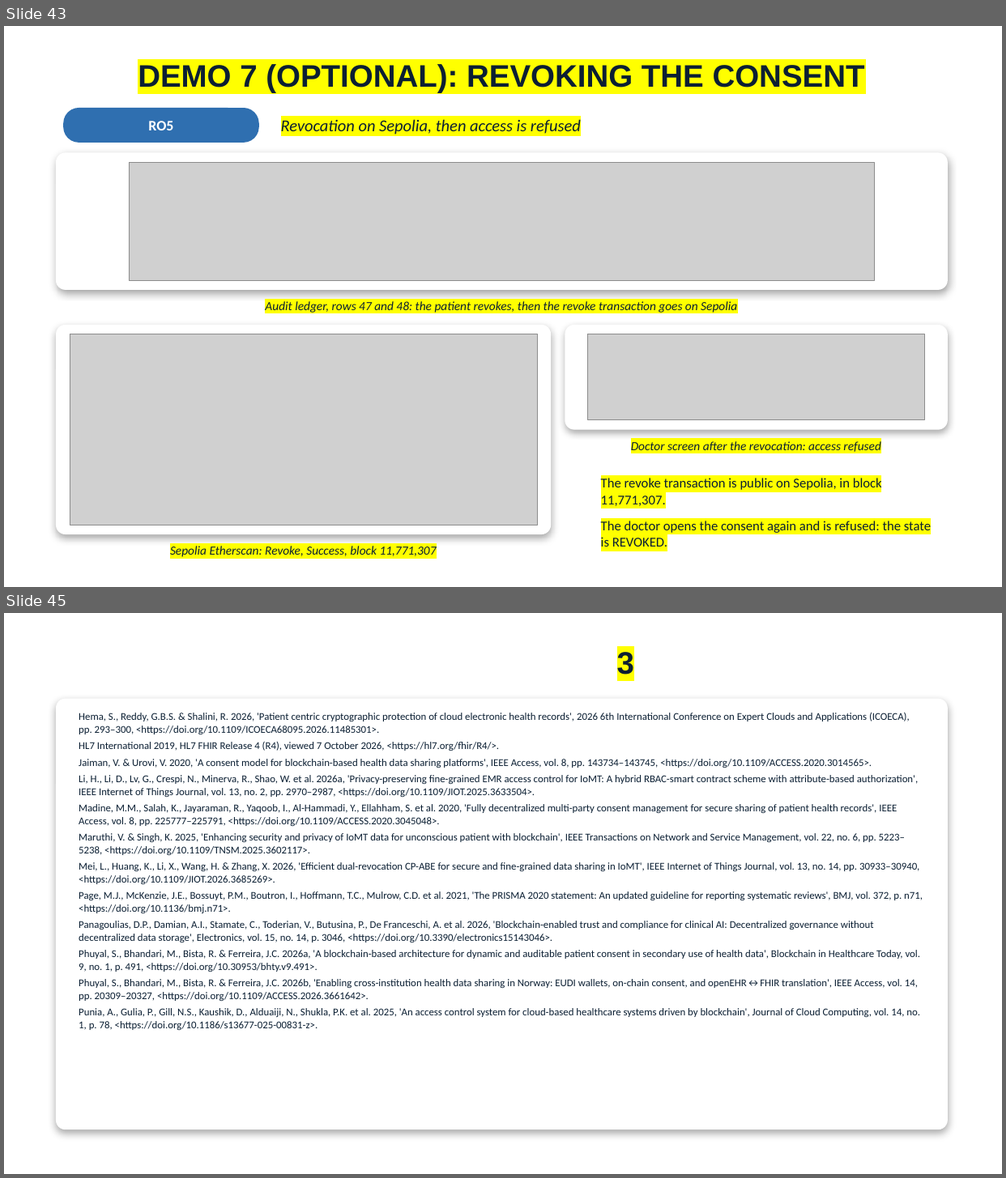
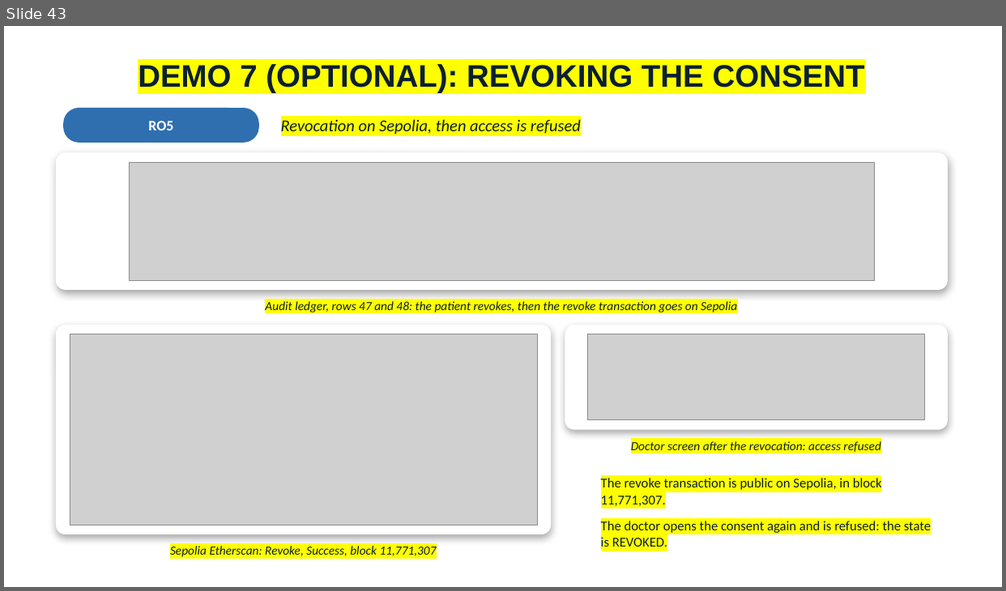
Before and after one commit to yasir12345678900/HealthRWA-Sepolia-Personal-try, a slide deck: docs/Yasir_Candidature_Reassessment_Slides_Simple_YELLOW_changes.pptx. Shown one above the other, each under a label of ours: slides 43 and 45 before the commit, slide 43 after it; the slides between them are not shown. The pictures are 1006x1178 and 1006x591 pixels, drawn with LibreOffice and Linux fonts; fonts in the diff are those of the drawing; grey boxes stand for pictures; background and template pictures are left out. Boxes give left, top, right and bottom in pixels: in the first picture for what was removed or moved away, otherwise in the second. Text is boxed around its words. In the diff, an @@ line names an element or a change of style, - is before the commit and + after.

```diff
--- a/docs/Yasir_Candidature_Reassessment_Slides_Simple_YELLOW_changes.pptx
+++ b/docs/Yasir_Candidature_Reassessment_Slides_Simple_YELLOW_changes.pptx
@@ slide 45 removed at [4, 613, 1002, 1174], background picture (left out) @@
@@ title removed at [580, 649, 645, 680] @@
-REFERENCES (2/3)
@@ rounded rectangle removed at [57, 699, 948, 1130] @@
@@ text removed at [79, 712, 923, 1030] @@
-Hema, S., Reddy, G.B.S. & Shalini, R. 2026, 'Patient centric cryptographic protection of cloud electronic health records', 2026 6th International Conference on Expert Clouds and Applications (ICOECA), pp. 293–300, <https://doi.org/10.1109/ICOECA68095.2026.11485301>.
-HL7 International 2019, HL7 FHIR Release 4 (R4), viewed 7 October 2026, <https://hl7.org/fhir/R4/>.
-Jaiman, V. & Urovi, V. 2020, 'A consent model for blockchain-based health data sharing platforms', IEEE Access, vol. 8, pp. 143734–143745, <https://doi.org/10.1109/ACCESS.2020.3014565>.
-Li, H., Li, D., Lv, G., Crespi, N., Minerva, R., Shao, W. et al. 2026a, 'Privacy-preserving fine-grained EMR access control for IoMT: A hybrid RBAC-smart contract scheme with attribute-based authorization', IEEE Internet of Things Journal, vol. 13, no. 2, pp. 2970–2987, <https://doi.org/10.1109/JIOT.2025.3633504>.
-Madine, M.M., Salah, K., Jayaraman, R., Yaqoob, I., Al-Hammadi, Y., Ellahham, S. et al. 2020, 'Fully decentralized multi-party consent management for secure sharing of patient health records', IEEE Access, vol. 8, pp. 225777–225791, <https://doi.org/10.1109/ACCESS.2020.3045048>.
-Maruthi, V. & Singh, K. 2025, 'Enhancing security and privacy of IoMT data for unconscious patient with blockchain', IEEE Transactions on Network and Service Management, vol. 22, no. 6, pp. 5223–5238, <https://doi.org/10.1109/TNSM.2025.3602117>.
-Mei, L., Huang, K., Li, X., Wang, H. & Zhang, X. 2026, 'Efficient dual-revocation CP-ABE for secure and fine-grained data sharing in IoMT', IEEE Internet of Things Journal, vol. 13, no. 14, pp. 30933–30940, <https://doi.org/10.1109/JIOT.2026.3685269>.
-Page, M.J., McKenzie, J.E., Bossuyt, P.M., Boutron, I., Hoffmann, T.C., Mulrow, C.D. et al. 2021, 'The PRISMA 2020 statement: An updated guideline for reporting systematic reviews', BMJ, vol. 372, p. n71, <https://doi.org/10.1136/bmj.n71>.
-Panagoulias, D.P., Damian, A.I., Stamate, C., Toderian, V., Butusina, P., De Franceschi, A. et al. 2026, 'Blockchain-enabled trust and compliance for clinical AI: Decentralized governance without decentralized data storage', Electronics, vol. 15, no. 14, p. 3046, <https://doi.org/10.3390/electronics15143046>.
-Phuyal, S., Bhandari, M., Bista, R. & Ferreira, J.C. 2026a, 'A blockchain-based architecture for dynamic and auditable patient consent in secondary use of health data', Blockchain in Healthcare Today, vol. 9, no. 1, p. 491, <https://doi.org/10.30953/bhty.v9.491>.
-Phuyal, S., Bhandari, M., Bista, R. & Ferreira, J.C. 2026b, 'Enabling cross-institution health data sharing in Norway: EUDI wallets, on-chain consent, and openEHR↔FHIR translation', IEEE Access, vol. 14, pp. 20309–20327, <https://doi.org/10.1109/ACCESS.2026.3661642>.
-Punia, A., Gulia, P., Gill, N.S., Kaushik, D., Alduaiji, N., Shukla, P.K. et al. 2025, 'An access control system for cloud-based healthcare systems driven by blockchain', Journal of Cloud Computing, vol. 14, no. 1, p. 78, <https://doi.org/10.1186/s13677-025-00831-z>.
@@ page number removed at [936, 1133, 981, 1160] @@
-45
```
Also in this commit, not shown: 1 slide changed, 1 other slide removed, 3 other files.
